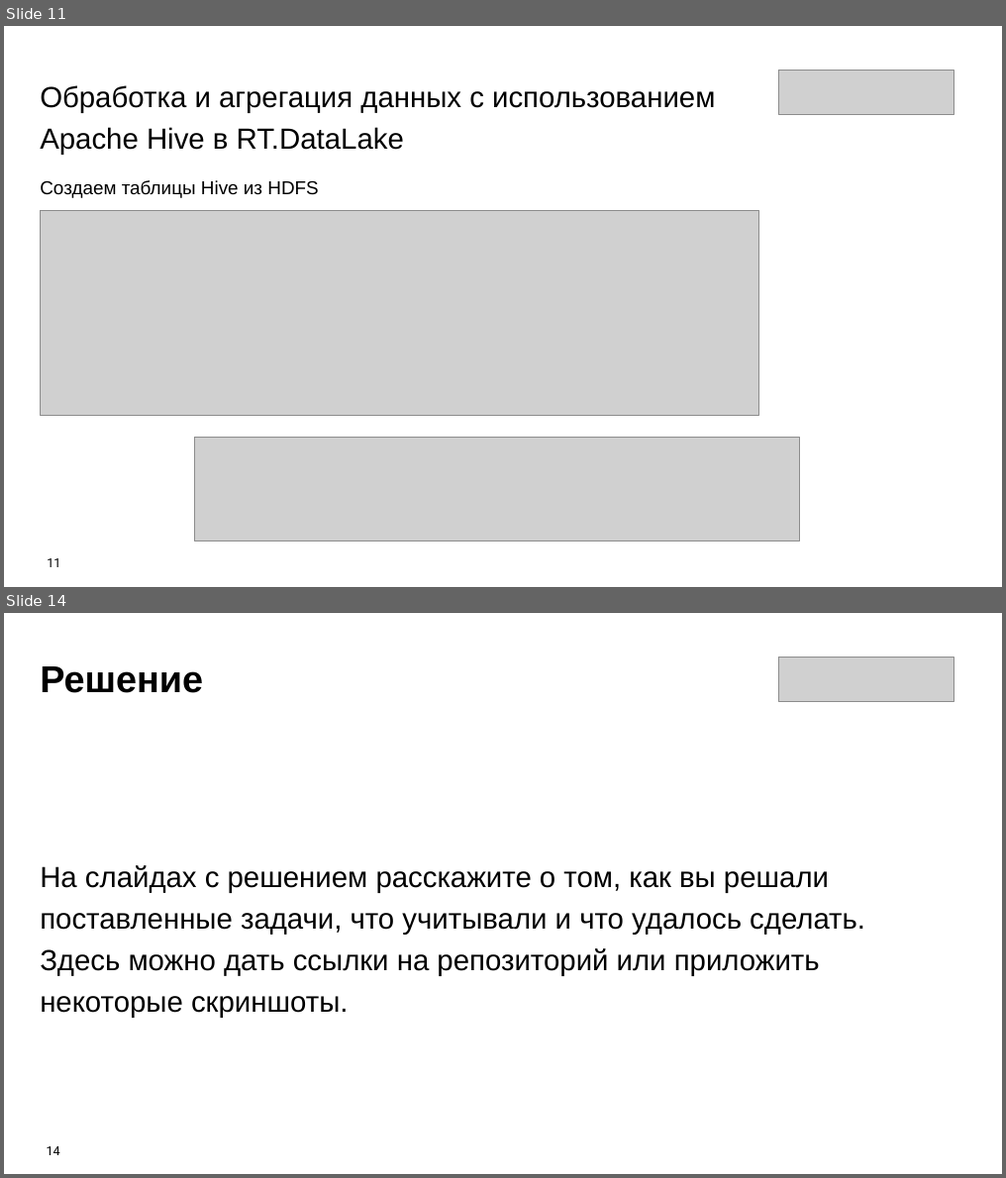
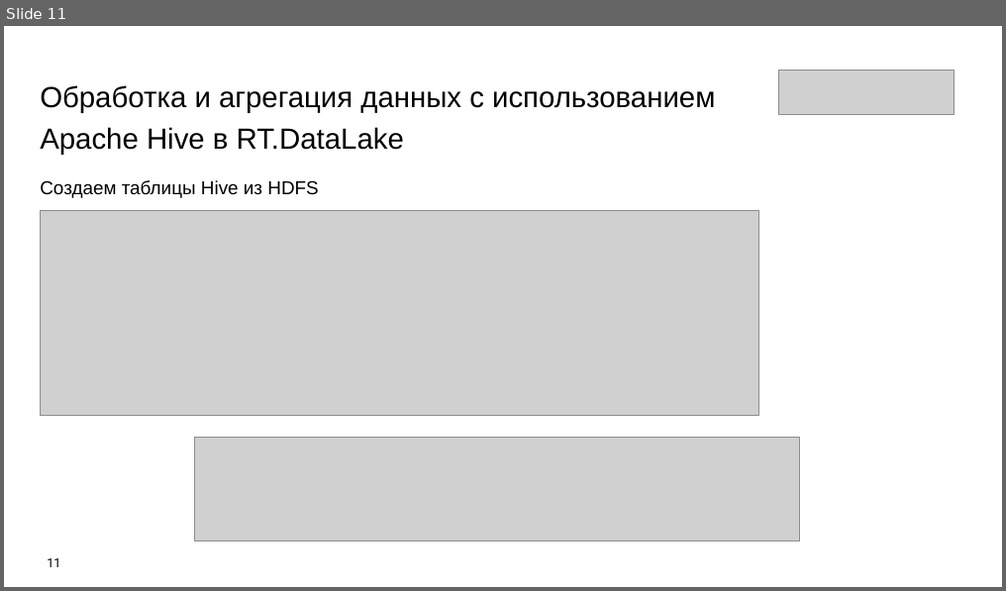
Before and after one commit to Olmeor/Data-engineer_Rostelecom_programming_school, a slide deck: Сertification/presentation.pptx. Shown one above the other, each under a label of ours: slides 11 and 14 before the commit, slide 11 after it; the slides between them are not shown. The pictures are 1006x1178 and 1006x591 pixels, drawn with LibreOffice and Linux fonts; fonts in the diff are those of the drawing; grey boxes stand for pictures. Boxes give left, top, right and bottom in pixels: in the first picture for what was removed or moved away, otherwise in the second. Text is boxed around its words. In the diff, an @@ line names an element or a change of style, - is before the commit and + after.

```diff
--- a/Сertification/presentation.pptx
+++ b/Сertification/presentation.pptx
@@ slide 14 removed at (4, 613, 1002, 1174), background #FFFFFF @@
@@ text removed at (40, 666, 203, 693) @@
-Решение
@@ picture removed at (779, 657, 953, 701) @@
@@ text removed at (40, 865, 865, 1018) @@
-На слайдах с решением расскажите о том, как вы решали поставленные задачи, что учитывали и что удалось сделать. Здесь можно дать ссылки на репозиторий или приложить некоторые скриншоты.
@@ page number removed at (47, 1147, 60, 1156) @@
-14
```
Also in this commit, not shown: 4 slides changed, 2 slides added, 5 other files.
